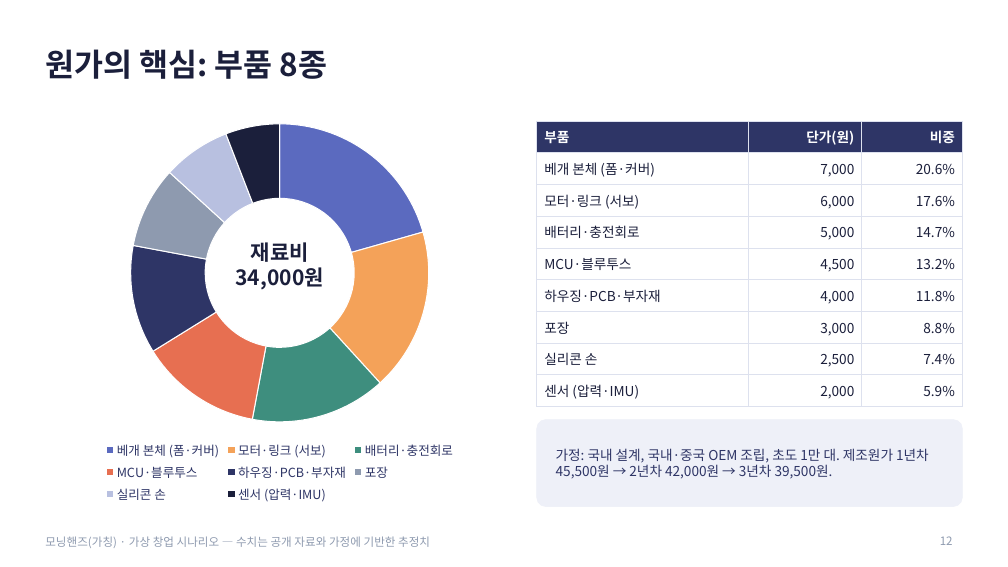
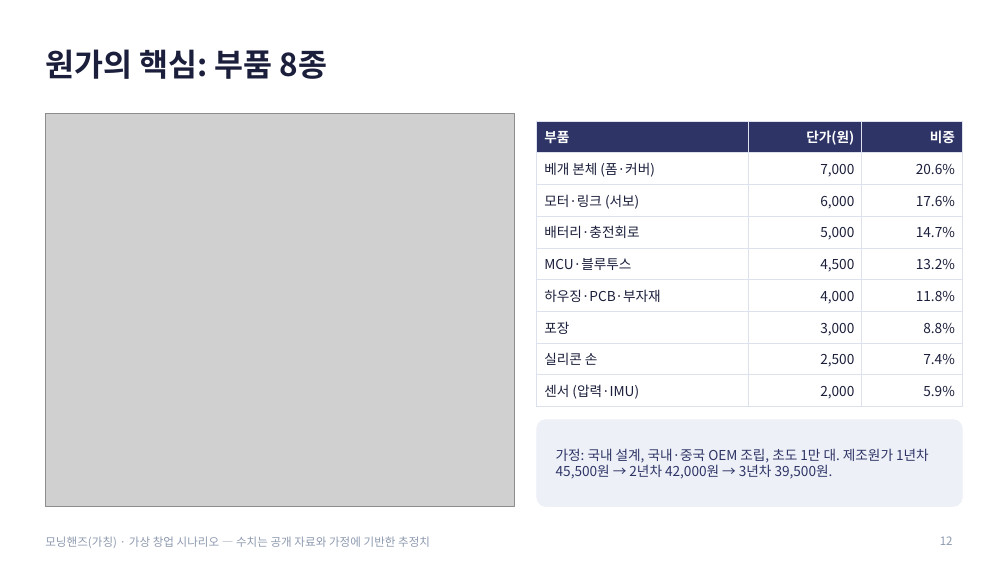
Before and after one commit to g975682-source/-, a slide deck: slide 12 of MorningHands_Business_Analysis.pptx. Drawn at 1008x567 pixels with LibreOffice and Linux fonts; fonts in the diff are those of the drawing; grey boxes stand for pictures. Boxes give left, top, right and bottom in pixels: in the first picture for what was removed or moved away, otherwise in the second. Text is boxed around its words. In the diff, an @@ line names an element or a change of style, - is before the commit and + after.

```diff
--- a/MorningHands_Business_Analysis.pptx
+++ b/MorningHands_Business_Analysis.pptx
@@ doughnut chart removed at (45,113,514,507) @@
-categories: 베개 본체 (폼·커버), 모터·링크 (서보), 배터리·충전회로, MCU·블루투스, 하우징·PCB·부자재, 포장, 실리콘 손, 센서 (압력·IMU)
-Series 1: 21, 18, 15, 13, 12, 9, 7, 6
@@ picture added at (45,113,514,507) @@
@@ text removed at (236,242,324,289) @@
-재료비
-34,000원
```
Also in this commit, not shown: 7 other slides changed.
